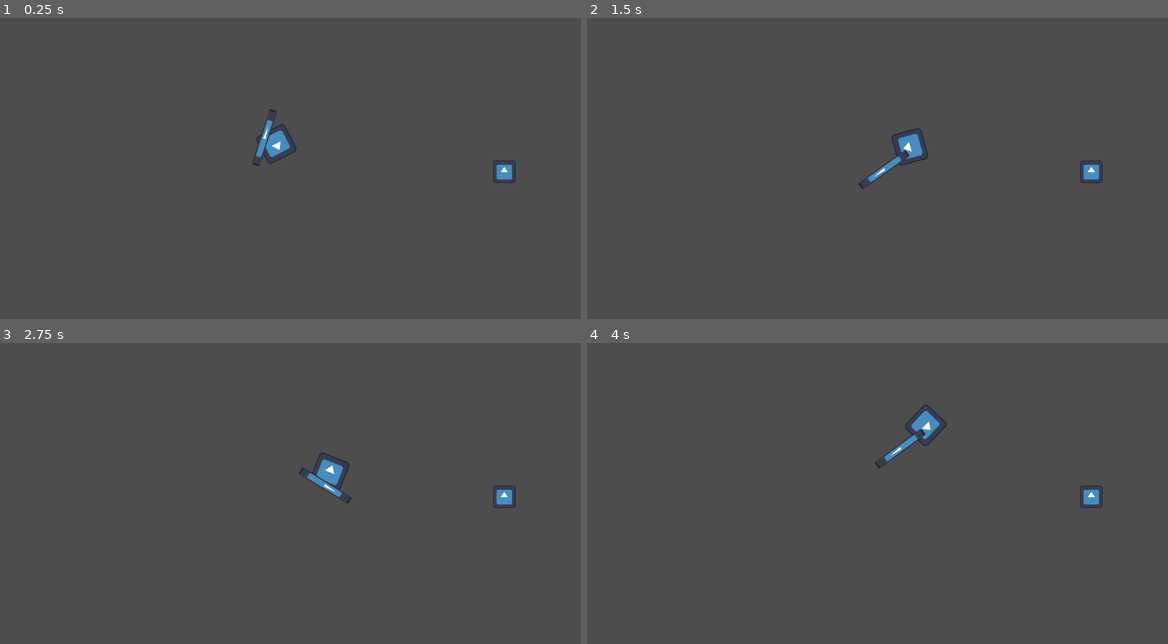
Above: before the commit, frames 1-4 (two rows, left to right).
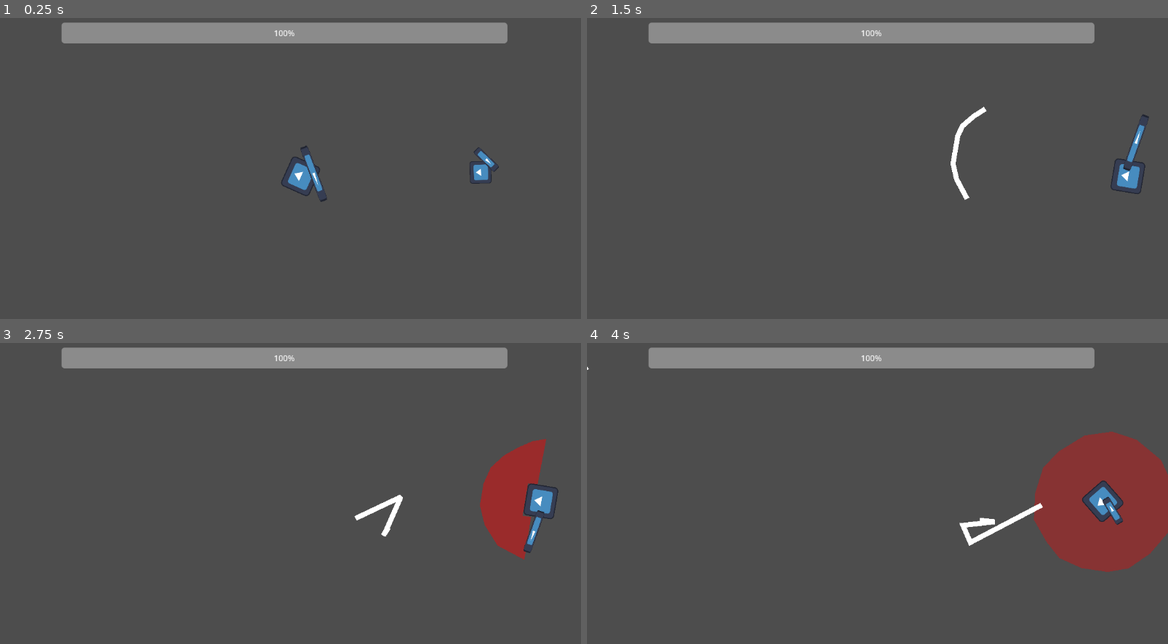
Above: after the commit, the same moments.

Repository: aayushrh/RaidBossGame
Game: Godot game, scene res://World/world.tscn
Same seed, same stepped clock (60 frames per second), same inputs: the game is played once before the commit and once after it. The engine's default icon, where the game draws it, is replaced by a stand-in: a white triangle on a blue panel in a dark square.
Inputs (mouse positions are in pixels of both pictures, inside the frame that each line leads up to):
- Up to frame 1 (0.25 s): no input
- Up to frame 2 (1.5 s): move the mouse to (1005, 156) at 0.52 s; hold D (right) 0.53-1.28 s; click (1005, 156) at 0.6 s; tap Space (dash) at 0.8, 1.35 s; move the mouse to (761, 189) at 1.27 s; hold S (down) from 1.28 s (still down)
- Up to frame 3 (2.75 s): tap E (attackE, bound only after the commit) at 1.55, 2.1 s; move the mouse to (348, 424) at 2.02 s; release S (down) at 2.03 s; hold D (right) from 2.03 s (still down); click (348, 424) at 2.3 s
- Up to frame 4 (4 s): move the mouse to (848, 562) at 2.77 s; release D (right) at 2.78 s; hold W (up) 2.78-3.53 s; click (848, 562) at 2.85 s; tap Space (dash) at 3.05, 3.6 s; move the mouse to (1051, 544) at 3.52 s; hold A (left) from 3.53 s (still down); tap E (attackE, bound only after the commit) at 3.8 s

The runs differ from the first frame. In frame 1, 6.7% of the frame differs, in the area x 10-89%, y 1-62%; in frame 2, 6.8%; in frame 3, 9.2%; in frame 4, 15%, in the area x 0-100%, y 1-77%.

Commit message:
Player Superclass

Diff:
--- /dev/null
+++ b/Players/PlayerSuper.gd
@@ -0,0 +1,33 @@
+extends CharacterBody2D
+class_name PlayerSuper
+
+@export var ACCELERATION = 40
+@export var FRICK = 0.9
+@export var circleDistance = 200
+@export var health = 10
+@export var user : Node2D
+var closeToPlayer = false
+var posAway = Vector2.ZERO
+
+func mag(v):
+	return sqrt(pow(v.x, 2) + pow(v.y, 2))
+
+func movement():
+	var dir = Vector2.ZERO
+	if posAway == Vector2.ZERO:
+		dir = ((user.global_position) - global_position).normalized()
+		var toUser = ((user.global_position) - global_position)
+		if mag(toUser) <= circleDistance and !closeToPlayer:
+			var angle = atan2(dir.y, dir.x) + PI/2
+			dir = Vector2(cos(angle), sin(angle))
+	else:
+		dir = (global_position - posAway).normalized()
+		var angle = atan2(dir.y, dir.x)
+		dir = Vector2(cos(angle + PI/2) , sin(angle + PI/2))
+
+	velocity += dir * ACCELERATION
+	velocity *= FRICK
+	move_and_slide()
+
+	var disp = global_position - user.global_position
+	rotation_degrees = atan2(disp.y, disp.x) * 180/PI - 90
--- a/Players/healer.gd
+++ b/Players/healer.gd
@@ -1,16 +1,8 @@
-extends CharacterBody2D
+extends PlayerSuper
 
 @onready var Laser = preload("res://Players/laser.tscn")
 
-@export var circleDistance = 300
-@export var user : Node2D
-@export var ACCELERATION = 40
-@export var FRICK = 0.9
-@export var health = 10
-
 var state = RUN
-var closeToPlayer = false
-var posAway = Vector2.ZERO
 
 enum{
 	RUN,
@@ -32,28 +24,9 @@
 func mag(v):
 	return sqrt(pow(v.x, 2) + pow(v.y, 2))
 
-func movement():
-	var dir = Vector2.ZERO
-	if posAway == Vector2.ZERO:
-		dir = ((user.global_position) - global_position).normalized()
-		var toUser = ((user.global_position) - global_position)
-		if mag(toUser) <= circleDistance and !closeToPlayer:
-			var angle = atan2(dir.y, dir.x) + PI/2
-			dir = Vector2(cos(angle), sin(angle))
-	else:
-		dir = (global_position - posAway).normalized()
-
-	velocity += dir * ACCELERATION
-	velocity *= FRICK
-	move_and_slide()
-
-	var disp = global_position - user.global_position
-	rotation_degrees = atan2(disp.y, disp.x) * 180/PI - 90
-
 func _process(delta):
 	if state == RUN:
 		movement()
-
 
 func _on_hurtbox_area_entered(area):
 	posAway = area.global_position
--- a/Players/laser.tscn
+++ b/Players/laser.tscn
@@ -1,8 +1,13 @@
-[gd_scene load_steps=2 format=3 uid="uid://6boa1kogo10f"]
+[gd_scene load_steps=3 format=3 uid="uid://6boa1kogo10f"]
 
 [ext_resource type="Script" path="res://Players/laser.gd" id="1_wewxk"]
+
+[sub_resource type="SegmentShape2D" id="SegmentShape2D_syd87"]
 
 [node name="Laser" type="RayCast2D"]
 script = ExtResource("1_wewxk")
 
 [node name="Line2D" type="Line2D" parent="."]
+
+[node name="CollisionShape2D" type="CollisionShape2D" parent="."]
+shape = SubResource("SegmentShape2D_syd87")
--- a/Players/rogue.gd
+++ b/Players/rogue.gd
@@ -1,12 +1,7 @@
-extends CharacterBody2D
+extends PlayerSuper
 
 @onready var Knife = preload("res://Players/knife.tscn")
 
-@export var ACCELERATION = 40
-@export var FRICK = 0.9
-@export var user : Node
-@export var health = 10
-@export var circleDistance = 150
 @export var slashCooldown = 2
 @export var knifeCooldown = 5
 @export var backstabCooldown = 10
@@ -15,7 +10,6 @@
 @export var silentClawSpeed = 10
 @export var silentClawDuration = 3
 var playing = false
-var posAway = Vector2.ZERO
 var can_backstab = true
 var can_knife = true
 var can_slash = true
@@ -24,7 +18,6 @@
 var slashTimer = 0
 var rng = RandomNumberGenerator.new()
 var line : Node
-var closeToPlayer = false
 
 enum{
 	RUN,
@@ -42,24 +35,6 @@
 
 func mag(v):
 	return sqrt(pow(v.x, 2) + pow(v.y, 2))
-
-func movement():
-	var dir = Vector2.ZERO
-	if posAway == Vector2.ZERO:
-		dir = ((user.global_position) - global_position).normalized()
-		var toUser = ((user.global_position) - global_position)
-		if mag(toUser) <= circleDistance and !closeToPlayer:
-			var angle = atan2(dir.y, dir.x) + PI/2
-			dir = Vector2(cos(angle), sin(angle))
-	else:
-		dir = (global_position - posAway).normalized()
-
-	velocity += dir * ACCELERATION
-	velocity *= FRICK
-	move_and_slide()
-
-	var disp = global_position - user.global_position
-	rotation_degrees = atan2(disp.y, disp.x) * 180/PI - 90
 
 func attackCheck():
 	if can_silentClaw:
--- a/TeamMind.gd
+++ b/TeamMind.gd
@@ -3,8 +3,8 @@
 @onready var Placeholder = preload("res://Players/placeholder.tscn")
 @onready var Rogue = preload("res://Players/rogue.tscn")
 @onready var Healer = preload("res://Players/healer.tscn")
-var atypes = ["Beserker", "Archer"]
-var stypes = ["Healer"]
+var atypes = ["Rogue", "Beserker", "Archer"]
+var stypes = ["Healer", "Alchemist"]
 
 var rng = RandomNumberGenerator.new()
 var attacking = false
--- /dev/null
+++ b/User/flying_slash.tscn
@@ -0,0 +1,20 @@
+[gd_scene load_steps=3 format=3 uid="uid://brkpvava34s62"]
+
+[ext_resource type="Script" path="res://Knife.gd" id="1_7rvs5"]
+
+[sub_resource type="CapsuleShape2D" id="CapsuleShape2D_bb0cv"]
+radius = 25.0
+height = 158.0
+
+[node name="FlyingSlash" type="CharacterBody2D"]
+collision_layer = 16
+collision_mask = 16
+script = ExtResource("1_7rvs5")
+
+[node name="CollisionShape2D" type="CollisionShape2D" parent="."]
+rotation = 1.5708
+shape = SubResource("CapsuleShape2D_bb0cv")
+
+[node name="Line2D" type="Line2D" parent="."]
+position = Vector2(0, 94)
+points = PackedVector2Array(-93, -78, -58, -105, -29, -117, 1, -117, 27, -117, 48, -111, 71, -92, 89, -72)
--- a/user.gd
+++ b/User/user.gd
@@ -1,33 +1,48 @@
 extends CharacterBody2D
 
-@export var ACCELERATION = 40
+@onready var FlyingSlash = preload("res://User/flying_slash.tscn")
+
+@export var ACCELERATION = 80
 @export var FRICK = 0.9
-@export var health = 10
+@export var health = 100
+@export var DASHSPEED = 2500
+@export var DASHTIME = 0.025
 var playing = false
 var swang = false
 var line = false
-var slow = false
 var dmgTick = 0
 var timer = 0
+var dashing = false
 
 func _ready():
 	$swordpivot/sword/CollisionShape2D.disabled = true
 	$swordpivot/sword.position = Vector2(-2, 35)
 	$swordpivot/sword.rotation_degrees = -45
 	$swordpivot.rotation_degrees = -450
-	$Polygon2D.visible = false
+	$SlashTele.visible = false
+	$SwirlTele.visible = false
+	$TelegraphSlash/CollisionShape2D.disabled = true
+
+func dash(delta):
+	move_and_slide()
 
 func movement(delta):
+
 	var input_vector = Vector2.ZERO
 	input_vector.x = Input.get_action_strength("right") - Input.get_action_strength("left")
 	input_vector.y = Input.get_action_strength("down") - Input.get_action_strength("up")
 	input_vector = input_vector.normalized()
-	if input_vector != Vector2.ZERO and slow:
+	if input_vector != Vector2.ZERO:
 		velocity += input_vector * ACCELERATION/2
-	elif input_vector != Vector2.ZERO and !slow:
+	elif input_vector != Vector2.ZERO:
 		velocity += input_vector * ACCELERATION
 	velocity *= FRICK
 	move_and_slide()
+
+	if Input.is_action_just_pressed("dash"):
+		dashing = true
+		velocity = input_vector * DASHSPEED
+		$DashTimer.start(DASHTIME)
 
 	var disp = get_global_mouse_position() - global_position
 	rotation_degrees = atan2(disp.y, disp.x) * 180/PI + 90
@@ -40,22 +55,30 @@
 	if(Input.is_action_just_pressed(input)):
 		$AnimationPlayer.play(animation)
 		line = true
-		slow = true
 		velocity = Vector2.ZERO
 
 func _physics_process(delta):
+	$CanvasLayer/ProgressBar.value = health
 	playanimation("attack","slash")
-	playanimation("special","area_sweep")
+	playanimation("attackE","swirl")
 
-	if(!playing):
+	if(!playing and !dashing):
 		movement(delta)
+	elif (!playing and dashing):
+		dash(delta)
 
 func _startanim():
 	playing = true
 
+func flyingSlash():
+	var slash = FlyingSlash.instantiate()
+	slash.global_position = $Marker2D.global_position
+	slash.dir = Vector2(cos(rotation_degrees * PI/180 - PI/2), sin(rotation_degrees * PI/180 - PI/2))
+	slash.rotation_degrees = rotation_degrees
+	get_tree().current_scene.add_child(slash)
+
 func _on_animation_player_animation_finished(anim_name):
 	playing = false
-	slow = false
 
 func _on_hurtbox_body_entered(body):
 	health -= body.dmg
@@ -68,3 +91,6 @@
 
 func _on_hurtbox_area_exited(area):
 	dmgTick -= area.dmg
+
+func _on_dash_timer_timeout():
+	dashing = false
--- a/user.tscn
+++ b/User/user.tscn
@@ -1,8 +1,8 @@
-[gd_scene load_steps=10 format=3 uid="uid://cln2xesx2ugms"]
-
-[ext_resource type="Script" path="res://user.gd" id="1_cdmak"]
-[ext_resource type="Texture2D" uid="uid://brgufd781s1l3" path="res://icon.svg" id="2_a402e"]
-[ext_resource type="Script" path="res://hitbox.gd" id="3_dlbre"]
+[gd_scene load_steps=13 format=3 uid="uid://cln2xesx2ugms"]
+
+[ext_resource type="Script" path="res://User/user.gd" id="1_22sli"]
+[ext_resource type="Texture2D" uid="uid://brgufd781s1l3" path="res://icon.svg" id="2_i0qud"]
+[ext_resource type="Script" path="res://hitbox.gd" id="3_mip07"]
 
 [sub_resource type="RectangleShape2D" id="RectangleShape2D_beusy"]
 size = Vector2(120, 125)
@@ -10,6 +10,12 @@
 [sub_resource type="CapsuleShape2D" id="CapsuleShape2D_lcyq7"]
 radius = 66.0
 height = 132.0
+
+[sub_resource type="RectangleShape2D" id="RectangleShape2D_ojb2w"]
+size = Vector2(252, 1229)
+
+[sub_resource type="CircleShape2D" id="CircleShape2D_iakeo"]
+radius = 142.088
 
 [sub_resource type="Animation" id="Animation_6lsb1"]
 length = 0.001
@@ -76,7 +82,7 @@
 tracks/5/type = "value"
 tracks/5/imported = false
 tracks/5/enabled = true
-tracks/5/path = NodePath("Polygon2D:visible")
+tracks/5/path = NodePath("SlashTele:visible")
 tracks/5/interp = 1
 tracks/5/loop_wrap = true
 tracks/5/keys = {
@@ -88,10 +94,34 @@
 tracks/6/type = "value"
 tracks/6/imported = false
 tracks/6/enabled = true
-tracks/6/path = NodePath("Telegraph/Polygon2D2:disabled")
+tracks/6/path = NodePath("TelegraphSlash/CollisionShape2D:disabled")
 tracks/6/interp = 1
 tracks/6/loop_wrap = true
 tracks/6/keys = {
+"times": PackedFloat32Array(0),
+"transitions": PackedFloat32Array(1),
+"update": 1,
+"values": [true]
+}
+tracks/7/type = "value"
+tracks/7/imported = false
+tracks/7/enabled = true
+tracks/7/path = NodePath("TelegraphSwirl/CollisionShape2D:disabled")
+tracks/7/interp = 1
+tracks/7/loop_wrap = true
+tracks/7/keys = {
+"times": PackedFloat32Array(0),
+"transitions": PackedFloat32Array(1),
+"update": 1,
+"values": [false]
+}
+tracks/8/type = "value"
+tracks/8/imported = false
+tracks/8/enabled = true
+tracks/8/path = NodePath("SwirlTele:visible")
+tracks/8/interp = 1
+tracks/8/loop_wrap = true
+tracks/8/keys = {
 "times": PackedFloat32Array(0),
 "transitions": PackedFloat32Array(1),
 "update": 1,
@@ -164,7 +194,7 @@
 tracks/5/type = "value"
 tracks/5/imported = false
 tracks/5/enabled = true
-tracks/5/path = NodePath("Polygon2D:visible")
+tracks/5/path = NodePath("SlashTele:visible")
 tracks/5/interp = 1
 tracks/5/loop_wrap = true
 tracks/5/keys = {
@@ -173,25 +203,106 @@
 "update": 1,
 "values": [true, false]
 }
-tracks/6/type = "value"
+tracks/6/type = "method"
 tracks/6/imported = false
 tracks/6/enabled = true
-tracks/6/path = NodePath("Telegraph/Polygon2D2:disabled")
+tracks/6/path = NodePath(".")
 tracks/6/interp = 1
 tracks/6/loop_wrap = true
 tracks/6/keys = {
-"times": PackedFloat32Array(0, 1.4),
-"transitions": PackedFloat32Array(1, 1),
-"update": 1,
-"values": [false, true]
-}
-tracks/7/type = "method"
+"times": PackedFloat32Array(0.8, 1),
+"transitions": PackedFloat32Array(1, 1),
+"values": [{
+"args": [],
+"method": &"_startanim"
+}, {
+"args": [],
+"method": &"flyingSlash"
+}]
+}
+tracks/7/type = "value"
 tracks/7/imported = false
 tracks/7/enabled = true
-tracks/7/path = NodePath(".")
+tracks/7/path = NodePath("TelegraphSlash/CollisionShape2D:disabled")
 tracks/7/interp = 1
 tracks/7/loop_wrap = true
 tracks/7/keys = {
+"times": PackedFloat32Array(0, 0.8),
+"transitions": PackedFloat32Array(1, 1),
+"update": 1,
+"values": [false, true]
+}
+
+[sub_resource type="Animation" id="Animation_xrms6"]
+resource_name = "swirl"
+length = 1.8
+tracks/0/type = "value"
+tracks/0/imported = false
+tracks/0/enabled = true
+tracks/0/path = NodePath("swordpivot/sword:rotation")
+tracks/0/interp = 1
+tracks/0/loop_wrap = true
+tracks/0/keys = {
+"times": PackedFloat32Array(0),
+"transitions": PackedFloat32Array(1),
+"update": 0,
+"values": [0.174533]
+}
+tracks/1/type = "value"
+tracks/1/imported = false
+tracks/1/enabled = true
+tracks/1/path = NodePath("swordpivot/sword:position")
+tracks/1/interp = 1
+tracks/1/loop_wrap = true
+tracks/1/keys = {
+"times": PackedFloat32Array(0, 0.1, 1.4, 1.8),
+"transitions": PackedFloat32Array(1, 1, 1, 1),
+"update": 0,
+"values": [Vector2(24, 26), Vector2(-1.90735e-06, 41), Vector2(2.08165e-12, 41), Vector2(24, 26)]
+}
+tracks/2/type = "value"
+tracks/2/imported = false
+tracks/2/enabled = true
+tracks/2/path = NodePath("swordpivot:rotation")
+tracks/2/interp = 1
+tracks/2/loop_wrap = true
+tracks/2/keys = {
+"times": PackedFloat32Array(0.8, 1.3),
+"transitions": PackedFloat32Array(1, 1),
+"update": 0,
+"values": [1.5708, 7.85398]
+}
+tracks/3/type = "value"
+tracks/3/imported = false
+tracks/3/enabled = true
+tracks/3/path = NodePath("swordpivot/sword:scale")
+tracks/3/interp = 1
+tracks/3/loop_wrap = true
+tracks/3/keys = {
+"times": PackedFloat32Array(0.1, 0.7, 1.4, 1.8),
+"transitions": PackedFloat32Array(1, 1, 1, 1),
+"update": 0,
+"values": [Vector2(1, 1), Vector2(1, -1), Vector2(1, -1), Vector2(1, 1)]
+}
+tracks/4/type = "value"
+tracks/4/imported = false
+tracks/4/enabled = true
+tracks/4/path = NodePath("swordpivot/sword/CollisionShape2D:disabled")
+tracks/4/interp = 1
+tracks/4/loop_wrap = true
+tracks/4/keys = {
+"times": PackedFloat32Array(0.8, 1.3),
+"transitions": PackedFloat32Array(1, 1),
+"update": 1,
+"values": [false, true]
+}
+tracks/5/type = "method"
+tracks/5/imported = false
+tracks/5/enabled = true
+tracks/5/path = NodePath(".")
+tracks/5/interp = 1
+tracks/5/loop_wrap = true
+tracks/5/keys = {
 "times": PackedFloat32Array(0.8),
 "transitions": PackedFloat32Array(1),
 "values": [{
@@ -199,27 +310,56 @@
 "method": &"_startanim"
 }]
 }
+tracks/6/type = "value"
+tracks/6/imported = false
+tracks/6/enabled = true
+tracks/6/path = NodePath("TelegraphSwirl/CollisionShape2D:disabled")
+tracks/6/interp = 1
+tracks/6/loop_wrap = true
+tracks/6/keys = {
+"times": PackedFloat32Array(0, 0.8),
+"transitions": PackedFloat32Array(1, 1),
+"update": 1,
+"values": [false, true]
+}
+tracks/7/type = "value"
+tracks/7/imported = false
+tracks/7/enabled = true
+tracks/7/path = NodePath("SwirlTele:visible")
+tracks/7/interp = 1
+tracks/7/loop_wrap = true
+tracks/7/keys = {
+"times": PackedFloat32Array(0, 0.8),
+"transitions": PackedFloat32Array(1, 1),
+"update": 1,
+"values": [true, false]
+}
 
 [sub_resource type="AnimationLibrary" id="AnimationLibrary_4do4c"]
 _data = {
 "RESET": SubResource("Animation_6lsb1"),
-"slash": SubResource("Animation_671u1")
+"slash": SubResource("Animation_671u1"),
+"swirl": SubResource("Animation_xrms6")
 }
 
 [sub_resource type="RectangleShape2D" id="RectangleShape2D_urgq3"]
 size = Vector2(60, 61)
 
 [node name="player" type="CharacterBody2D"]
-script = ExtResource("1_cdmak")
-
-[node name="Polygon2D" type="Polygon2D" parent="."]
+script = ExtResource("1_22sli")
+
+[node name="SlashTele" type="Polygon2D" parent="."]
 color = Color(1, 0, 0, 0.431373)
 polygon = PackedVector2Array(-120, -13, -101, -70, -65, -102, -28, -118, 16, -118, 50, -109, 78, -87, 98, -62, 115, -36, 124, -10, 123, -10, 31, -12, 31, -31, -34, -31, -34, -14)
+
+[node name="SwirlTele" type="Polygon2D" parent="."]
+color = Color(1, 0, 0, 0.333333)
+polygon = PackedVector2Array(-140, 3, -134, -49, -112, -85, -72, -119, -28, -139, 12, -137, 62, -127, 100, -91, 128, -45, 132, -1, 122, 59, 92, 105, 48, 131, -14, 141, -76, 123, -108, 95, -132, 57)
 
 [node name="Sprite2D" type="Sprite2D" parent="."]
 position = Vector2(-6.10352e-05, -9.15527e-05)
 scale = Vector2(0.5, 0.48)
-texture = ExtResource("2_a402e")
+texture = ExtResource("2_i0qud")
 
 [node name="CollisionShape2D" type="CollisionShape2D" parent="."]
 position = Vector2(-1, -9.53674e-07)
@@ -247,15 +387,22 @@
 shape = SubResource("CapsuleShape2D_lcyq7")
 one_way_collision = true
 
-[node name="Telegraph" type="Area2D" parent="."]
+[node name="TelegraphSlash" type="Area2D" parent="."]
 collision_layer = 16
 collision_mask = 16
 
-[node name="Polygon2D2" type="CollisionPolygon2D" parent="Telegraph"]
-polygon = PackedVector2Array(-152, -16, -118, -86, -77, -125, -27, -141, 31, -142, 72, -119, 102, -96, 129, -69, 142, -38, 156, -12, 123, -10, 31, -12, 31, -31, -34, -31, -34, -14)
+[node name="CollisionShape2D" type="CollisionShape2D" parent="TelegraphSlash"]
+position = Vector2(2, -630.5)
+shape = SubResource("RectangleShape2D_ojb2w")
 disabled = true
 
+[node name="TelegraphSwirl" type="Area2D" parent="."]
+
+[node name="CollisionShape2D" type="CollisionShape2D" parent="TelegraphSwirl"]
+shape = SubResource("CircleShape2D_iakeo")
+
 [node name="AnimationPlayer" type="AnimationPlayer" parent="."]
+speed_scale = 1.5
 libraries = {
 "": SubResource("AnimationLibrary_4do4c")
 }
@@ -267,8 +414,22 @@
 [node name="CollisionShape2D" type="CollisionShape2D" parent="Hurtbox"]
 position = Vector2(-2, 0.5)
 shape = SubResource("RectangleShape2D_urgq3")
+
+[node name="Marker2D" type="Marker2D" parent="."]
+position = Vector2(-4, -123)
+
+[node name="CanvasLayer" type="CanvasLayer" parent="."]
+
+[node name="ProgressBar" type="ProgressBar" parent="CanvasLayer"]
+offset_left = 122.0
+offset_top = 28.0
+offset_right = 1006.0
+offset_bottom = 69.0
+
+[node name="DashTimer" type="Timer" parent="."]
 
 [connection signal="animation_finished" from="AnimationPlayer" to="." method="_on_animation_player_animation_finished"]
 [connection signal="area_entered" from="Hurtbox" to="." method="_on_hurtbox_area_entered"]
 [connection signal="area_exited" from="Hurtbox" to="." method="_on_hurtbox_area_exited"]
 [connection signal="body_entered" from="Hurtbox" to="." method="_on_hurtbox_body_entered"]
+[connection signal="timeout" from="DashTimer" to="." method="_on_dash_timer_timeout"]
--- a/World/world.tscn
+++ b/World/world.tscn
@@ -1,11 +1,11 @@
 [gd_scene load_steps=3 format=3 uid="uid://bgs4nmwhs5xtt"]
 
 [ext_resource type="PackedScene" uid="uid://t47rnf46u4vi" path="res://team_mind.tscn" id="1_yyhln"]
-[ext_resource type="PackedScene" uid="uid://cln2xesx2ugms" path="res://user.tscn" id="2_5ibqn"]
+[ext_resource type="PackedScene" uid="uid://cln2xesx2ugms" path="res://User/user.tscn" id="2_tdso8"]
 
 [node name="World" type="Node2D"]
 
 [node name="TeamMind" parent="." instance=ExtResource("1_yyhln")]
 
-[node name="player" parent="." instance=ExtResource("2_5ibqn")]
-position = Vector2(548, 269)
+[node name="player" parent="." instance=ExtResource("2_tdso8")]
+position = Vector2(596, 333)
--- a/project.godot
+++ b/project.godot
@@ -41,11 +41,6 @@
 , Object(InputEventKey,"resource_local_to_scene":false,"resource_name":"","device":-1,"window_id":0,"alt_pressed":false,"shift_pressed":false,"ctrl_pressed":false,"meta_pressed":false,"pressed":false,"keycode":0,"physical_keycode":4194321,"key_label":0,"unicode":0,"echo":false,"script":null)
 ]
 }
-special={
-"deadzone": 0.5,
-"events": [Object(InputEventKey,"resource_local_to_scene":false,"resource_name":"","device":-1,"window_id":0,"alt_pressed":false,"shift_pressed":false,"ctrl_pressed":false,"meta_pressed":false,"pressed":false,"keycode":0,"physical_keycode":32,"key_label":0,"unicode":32,"echo":false,"script":null)
-]
-}
 attack={
 "deadzone": 0.5,
 "events": [Object(InputEventMouseButton,"resource_local_to_scene":false,"resource_name":"","device":-1,"window_id":0,"a …(253 unchanged characters)…
@@ -56,6 +51,21 @@
 "events": [Object(InputEventKey,"resource_local_to_scene":false,"resource_name":"","device":-1,"window_id":0,"alt_pressed":false,"shift_pressed":false,"ctrl_pressed":false,"meta_pressed":false,"pressed":false,"keycode":0,"physical_keycode":32,"key_label":0,"unicode":32,"echo":false,"script":null)
 ]
 }
+attackE={
+"deadzone": 0.5,
+"events": [Object(InputEventKey,"resource_local_to_scene":false,"resource_name":"","device":-1,"window_id":0,"alt_pressed":false,"shift_pressed":false,"ctrl_pressed":false,"meta_pressed":false,"pressed":false,"keycode":0,"physical_keycode":69,"key_label":0,"unicode":101,"echo":false,"script":null)
+]
+}
+attackQ={
+"deadzone": 0.5,
+"events": [Object(InputEventKey,"resource_local_to_scene":false,"resource_name":"","device":-1,"window_id":0,"alt_pressed":false,"shift_pressed":false,"ctrl_pressed":false,"meta_pressed":false,"pressed":false,"keycode":0,"physical_keycode":81,"key_label":0,"unicode":113,"echo":false,"script":null)
+]
+}
+ultimate={
+"deadzone": 0.5,
+"events": [Object(InputEventKey,"resource_local_to_scene":false,"resource_name":"","device":-1,"window_id":0,"alt_pressed":false,"shift_pressed":false,"ctrl_pressed":false,"meta_pressed":false,"pressed":false,"keycode":0,"physical_keycode":82,"key_label":0,"unicode":114,"echo":false,"script":null)
+]
+}
 
 [layer_names]
 
Not shown: 1 places in User/user.tscn that only renumber resources
